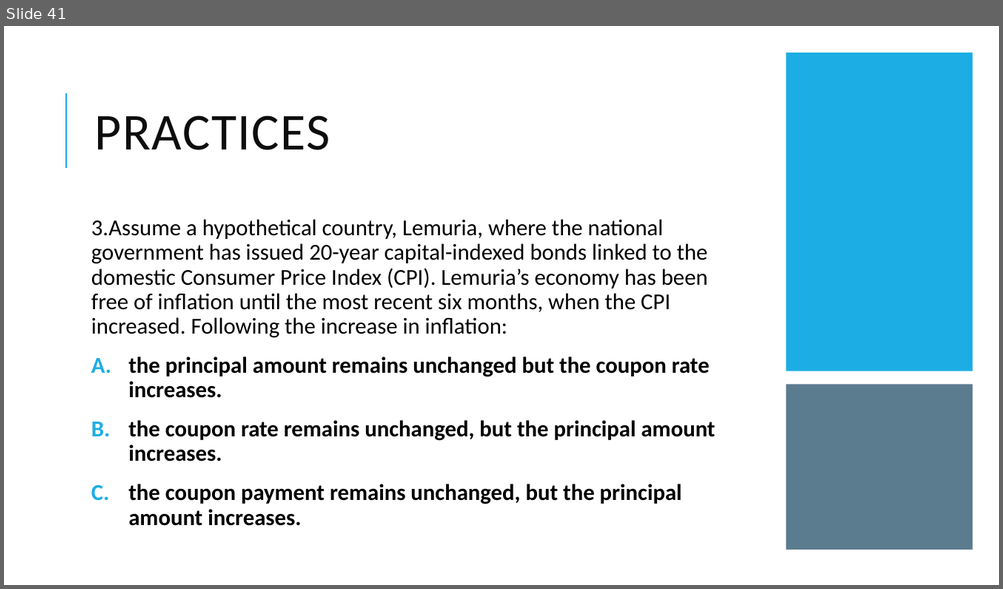
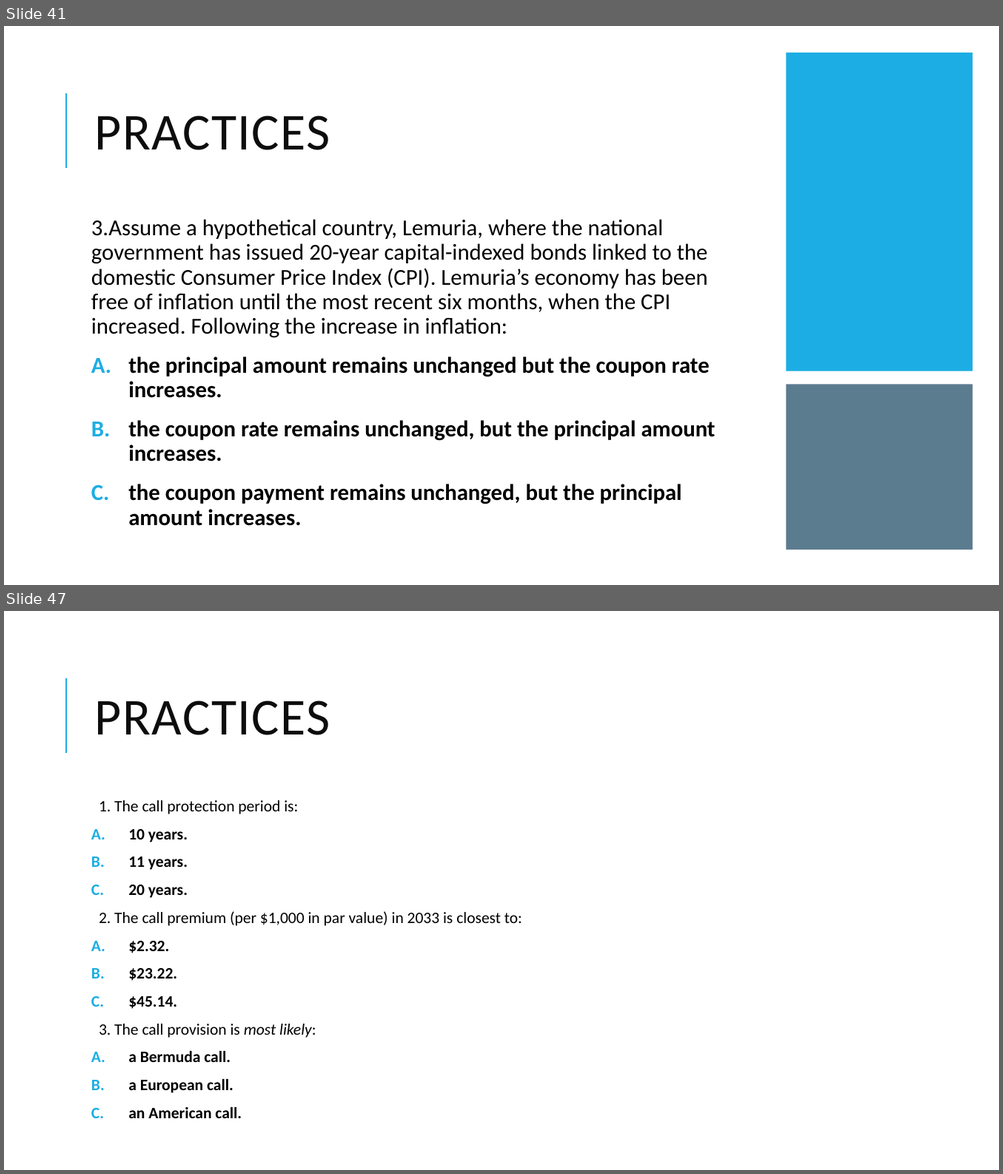
Before and after one commit to Isco0530/data, a slide deck: Fixed Income.pptx. Shown one above the other, each under a label of ours: slide 41 before the commit, slides 41 and 47 after it; the slides between them are not shown. The pictures are 1003x589 and 1003x1174 pixels, drawn with LibreOffice and Linux fonts; fonts in the diff are those of the drawing. Boxes give left, top, right and bottom in pixels: in the first picture for what was removed or moved away, otherwise in the second. Text is boxed around its words. In the diff, an @@ line names an element or a change of style, - is before the commit and + after.

```diff
--- a/Fixed Income.pptx
+++ b/Fixed Income.pptx
@@ slide 47 added at [4,611,999,1170], background #FFFFFF; not listed: 1 template element that a slide beside it also shows @@
@@ title added at [95,701,330,735], 50 pt, text #0D0D0D @@
+PRACTICES
@@ text added at [91,800,522,1119], 15.4 pt, text #000000 @@
+  1. The call protection period is:
+A. 10 years.
+B. 11 years.
+C. 20 years.
+  2. The call premium (per $1,000 in par value) in 2033 is closest to:
+A. $2.32.
+B. $23.22.
+C. $45.14.
+  3. The call provision is most likely:
+A. a Bermuda call.
+B. a European call.
+C. an American call.
```
Also in this commit, not shown: 6 other slides added.
